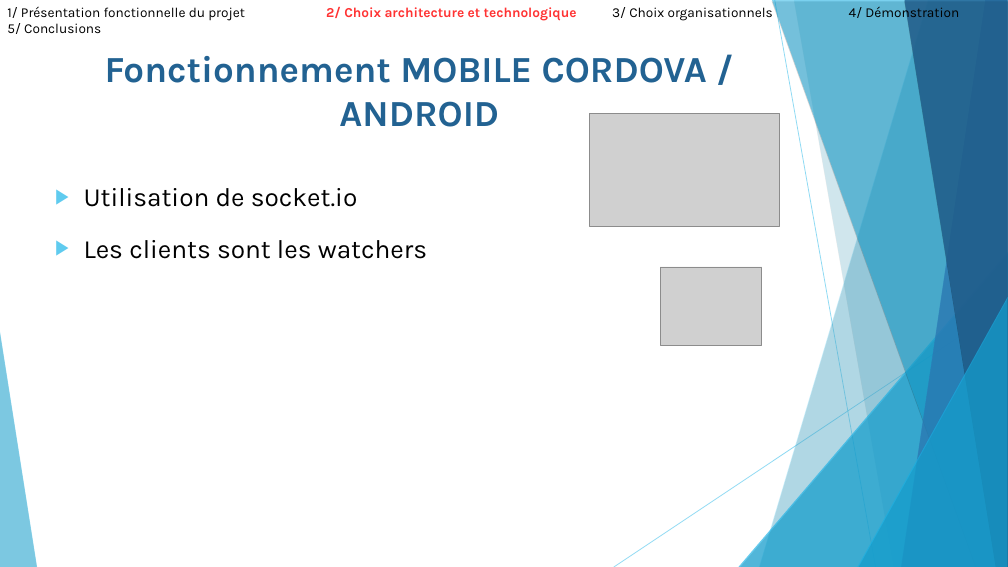
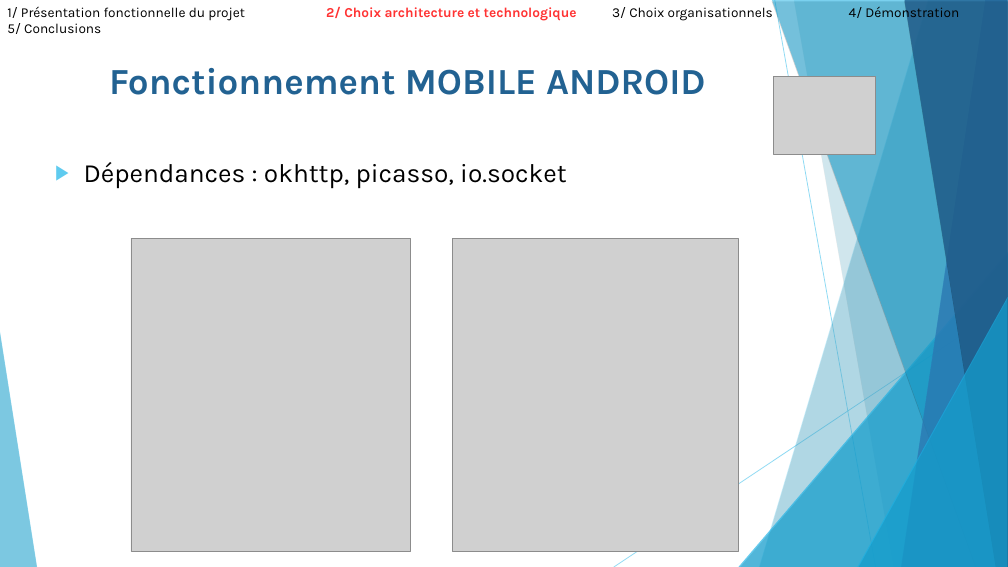
Before and after one commit to ComeBurguburu/AmbianceShowRoom, a slide deck: slide 18 of docs/Presentation orale.odp (slide 16 before the commit). Drawn at 1008x567 pixels with LibreOffice and Linux fonts; fonts in the diff are those of the drawing; grey boxes stand for pictures. Boxes give left, top, right and bottom in pixels: in the first picture for what was removed or moved away, otherwise in the second. Text is boxed around its words. In the diff, an @@ line names an element or a change of style, - is before the commit and + after.

```diff
--- a/docs/Presentation orale.odp
+++ b/docs/Presentation orale.odp
@@ text removed at (x1=84, y1=56, x2=707, y2=259) @@
-Fonctionnement MOBILE CORDOVA / ANDROID
-▶ Utilisation de socket.io
-▶ Les clients sont les watchers
@@ text added at (x1=109, y1=68, x2=706, y2=95), 35 pt, text #226292, bold @@
+Fonctionnement MOBILE ANDROID
@@ picture resized from (x1=590, y1=113, x2=780, y2=227) to (x1=774, y1=76, x2=876, y2=155) @@
@@ text added at (x1=84, y1=162, x2=567, y2=189), 25 pt, text #000000 @@
+▶ Dépendances : okhttp, picasso, io.socket
@@ picture resized from (x1=660, y1=267, x2=762, y2=346) to (x1=131, y1=238, x2=411, y2=552) @@
@@ picture added at (x1=452, y1=238, x2=738, y2=552) @@
```
Also in this commit, not shown: 9 other slides changed, 2 slides added, 11 other files.
